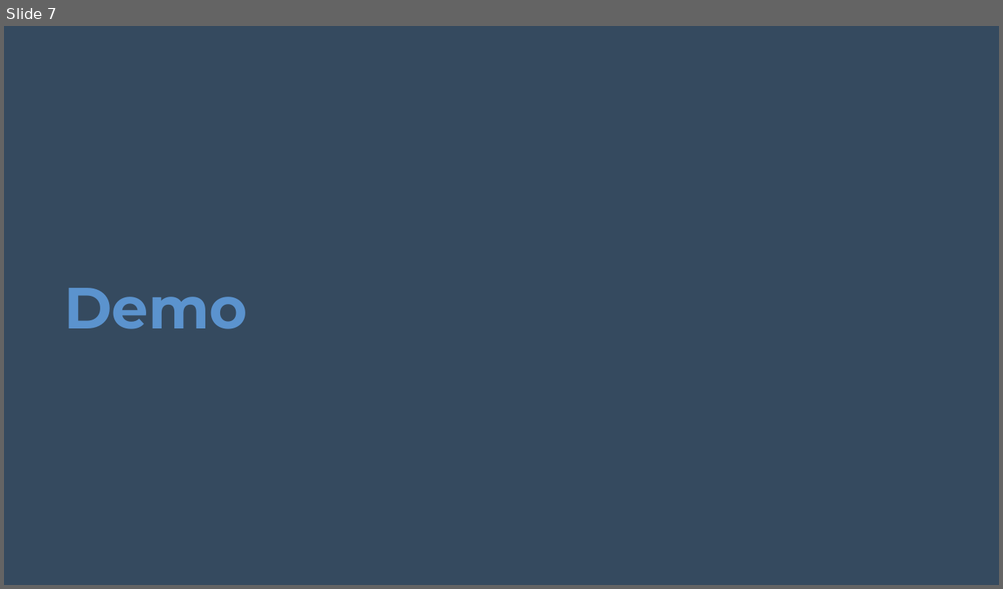
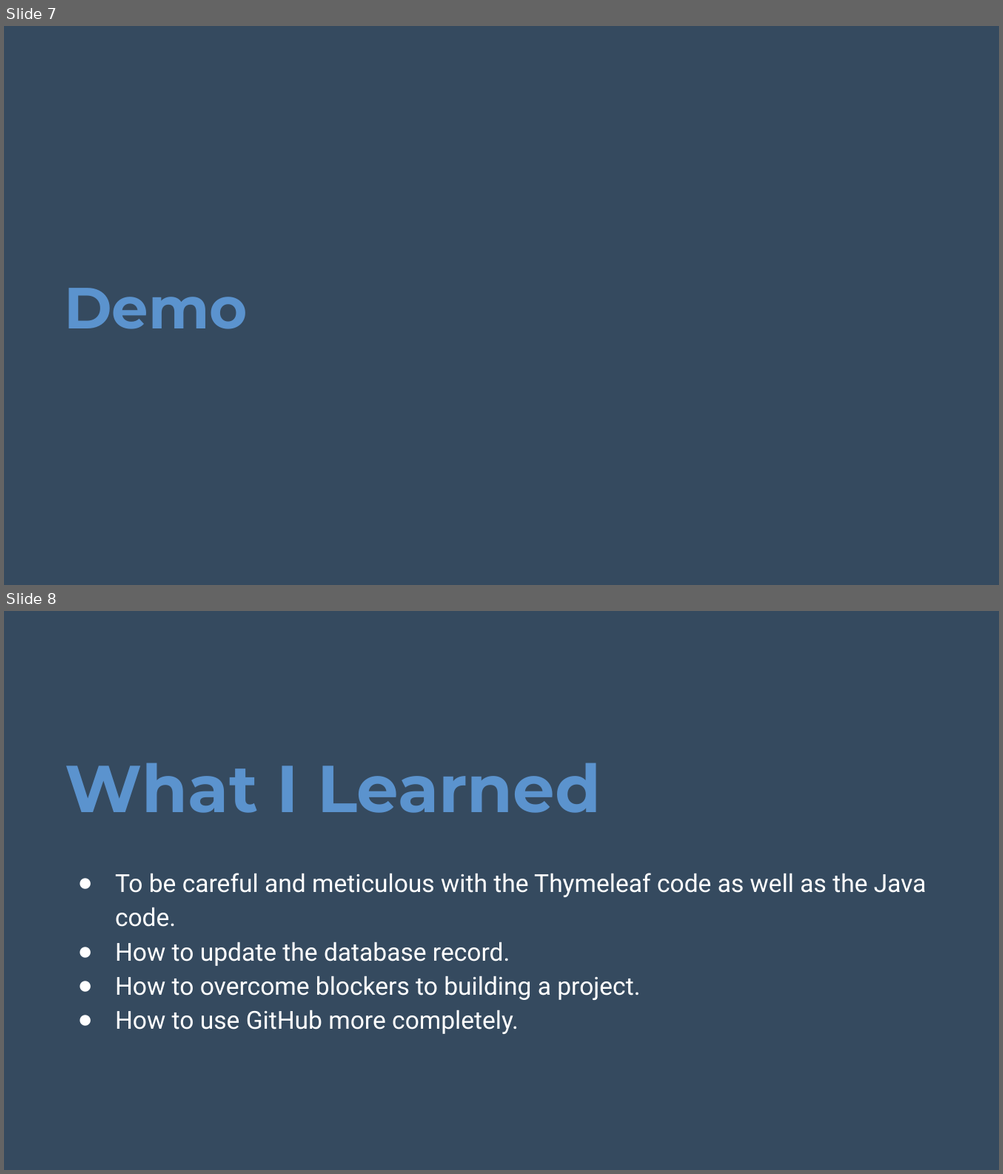
Before and after one commit to tnovak123/liftoff-assignments, a slide deck: P6-Project_Presentation/SNS-WebApplication.pptx. Shown one above the other, each under a label of ours: slide 7 before the commit, slides 7 and 8 after it. The pictures are 1003x589 and 1003x1174 pixels, drawn with LibreOffice and Linux fonts; fonts in the diff are those of the drawing; background and template pictures are left out. Boxes give left, top, right and bottom in pixels: in the first picture for what was removed or moved away, otherwise in the second. Text is boxed around its words. In the diff, an @@ line names an element or a change of style, - is before the commit and + after.

```diff
--- a/P6-Project_Presentation/SNS-WebApplication.pptx
+++ b/P6-Project_Presentation/SNS-WebApplication.pptx
@@ slide 8 added at <box>4,611,999,1170</box>, background #354A5F @@
@@ title added at <box>65,763,600,813</box>, 48 pt, text #5B93CE, bold @@
+What I Learned
@@ text added at <box>115,873,926,1034</box>, 18 pt, text #FFFFFF @@
+● To be careful and meticulous with the Thymeleaf code as well as the Java code.
+● How to update the database record.
+● How to overcome blockers to building a project.
+● How to use GitHub more completely.
```
Also in this commit, not shown: 1 slide changed, 1 other slide added, 2 slides removed.
